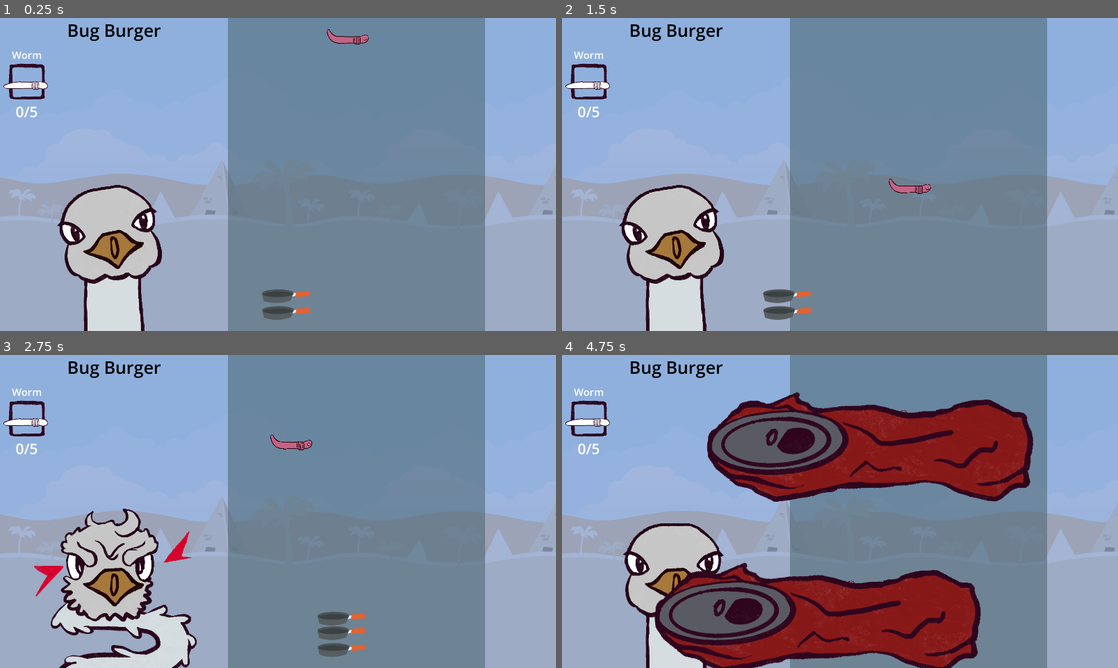
Above: before the commit, frames 1-4 (two rows, left to right).
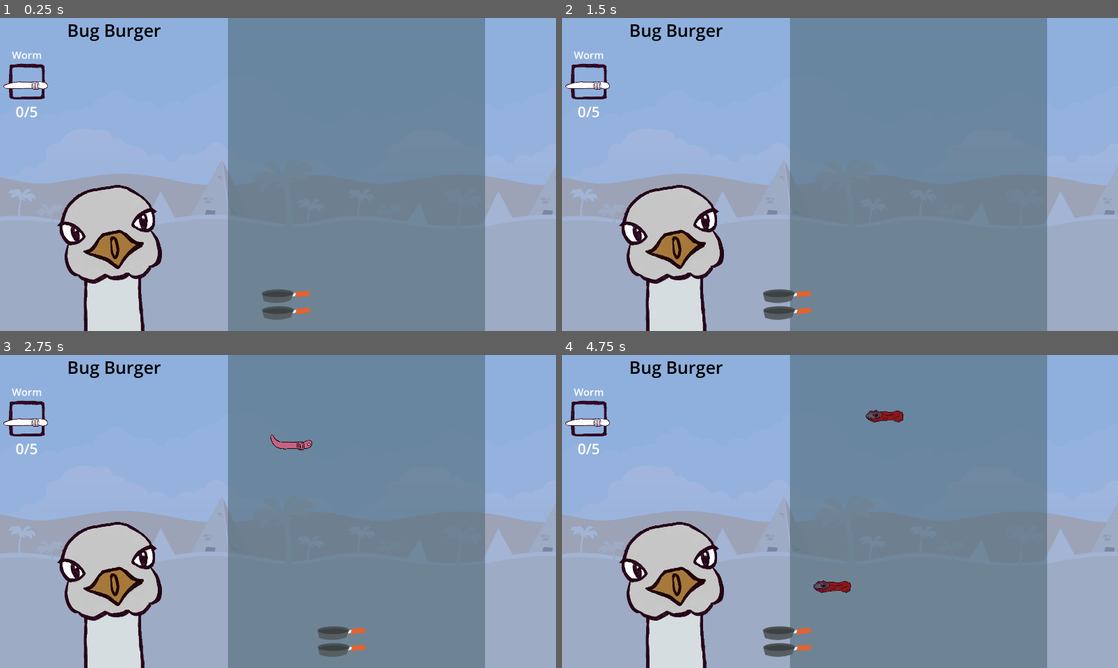
Above: after the commit, the same moments.

Repository: SirLich/funky-drive-through
Game: Godot game, scene res://game.tscn
Same seed, same stepped clock (60 frames per second), same inputs: the game is played once before the commit and once after it.
Inputs (mouse positions are in pixels of both pictures, inside the frame that each line leads up to):
- Up to frame 1 (0.25 s): no input
- Up to frame 2 (1.5 s): move the mouse to (962, 158) at 0.52 s; move the mouse to (728, 190) at 1.27 s
- Up to frame 3 (2.75 s): move the mouse to (333, 442) at 2.02 s
- Up to frame 4 (4.75 s): move the mouse to (812, 574) at 2.77 s; move the mouse to (1006, 558) at 3.52 s; move the mouse to (673, 464) at 4.27 s

The runs differ from the first frame. In frame 1, 0.2% of the frame differs, in the area x 58-67%, y 3-9%; in frame 2, 0.2%; in frame 3, 5.9%; in frame 4, 32%, in the area x 10-85%, y 11-100%.

Commit message:
Work on recipe validation

Diff:
--- a/game.gd
+++ b/game.gd
@@ -3,22 +3,23 @@
 @onready var items: HBoxContainer = $HUD/Items
 @onready var recipe_label: Label = $HUD/RecipeLabel
 @onready var dropper: Dropper = $Dropper
+@onready var hud: Control = $HUD
 
 @export var item_box_ui : PackedScene
 @export var default_recipe : Recipe
 
+
+# Current recipe
+var recipe
+
+func on_item_collected(item : ItemType):
+	print('test')
+
 func _ready() -> void:
 	prepare_for_recipe(default_recipe)
+	Global.item_collected.connect(on_item_collected)
 
 func prepare_for_recipe(recipe : Recipe):
-	recipe_label.text = recipe.name
-	for c in items.get_children():
-		items.remove_child(c)
-		c.queue_free()
-
-	for ingredient in recipe.ingredients:
-		var new_item = item_box_ui.instantiate()
-		items.add_child(new_item)
-		new_item.prepare_for_recipe(ingredient)
-
+	self.recipe = recipe
+	hud.prepare_for_recipe(recipe)
 	dropper.prepare_for_recipe(recipe)
--- a/game.tscn
+++ b/game.tscn
@@ -8,6 +8,7 @@
 [ext_resource type="PackedScene" uid="uid://bwckprmdmmhxv" path="res://scenes/bird.tscn" id="5_8yo1p"]
 [ext_resource type="Script" path="res://dropper.gd" id="6_ebwai"]
 [ext_resource type="PackedScene" uid="uid://blv1sdwd4eyiq" path="res://scenes/item_box_ui.tscn" id="7_5rb7w"]
+[ext_resource type="Script" path="res://hud.gd" id="9_k1kde"]
 
 [sub_resource type="Environment" id="Environment_1begj"]
 
@@ -53,9 +54,6 @@
 [node name="Catcher" parent="." instance=ExtResource("4_2i66j")]
 position = Vector2(1221, 1015)
 
-[node name="Item" parent="." instance=ExtResource("5_1bqwg")]
-position = Vector2(1203, 49)
-
 [node name="WorldEnvironment" type="WorldEnvironment" parent="."]
 environment = SubResource("Environment_1begj")
 
@@ -76,6 +74,8 @@
 anchors_preset = 0
 offset_right = 40.0
 offset_bottom = 40.0
+script = ExtResource("9_k1kde")
+item_box_ui = ExtResource("7_5rb7w")
 
 [node name="RecipeLabel" type="Label" parent="HUD"]
 layout_mode = 0
--- a/generic_dropped_scene.tscn
+++ b/generic_dropped_scene.tscn
@@ -1,3 +1,7 @@
-[gd_scene format=3 uid="uid://dbjv7s462ldbm"]
+[gd_scene load_steps=2 format=3 uid="uid://dbjv7s462ldbm"]
+
+[ext_resource type="Texture2D" uid="uid://dseftgsq7eq7c" path="res://assets/items/can.png" id="1_rnu7x"]
 
 [node name="GenericDroppedScene" type="Sprite2D"]
+scale = Vector2(0.115, 0.115)
+texture = ExtResource("1_rnu7x")
--- a/global.gd
+++ b/global.gd
@@ -3,7 +3,7 @@
 # TODO: This could be generated...
 @export var all_items : Array[ItemType]
 
-signal item_collected
+signal item_collected(item : ItemType)
 
 func _input(event: InputEvent) -> void:
 	if event.is_action_released("exit"):
--- /dev/null
+++ b/hud.gd
@@ -0,0 +1,40 @@
+extends Control
+
+@onready var recipe_label: Label = $RecipeLabel
+@onready var items: HBoxContainer = $Items
+
+@export var item_box_ui : PackedScene
+var recipe
+
+func get_box_by_type(item : ItemType) -> ItemBoxUI:
+	for child in items.get_children():
+		if child.item.type == item:
+			return child
+	return null
+
+
+func on_item_collected(item : ItemType):
+	var box_child = get_box_by_type(item)
+	if box_child:
+		box_child.set_count(100)
+
+func prepare_for_recipe(recipe : Recipe):
+	self.recipe = recipe
+	recipe_label.text = recipe.name
+	for c in items.get_children():
+		items.remove_child(c)
+		c.queue_free()
+
+	for ingredient in recipe.ingredients:
+		var new_item = item_box_ui.instantiate()
+		items.add_child(new_item)
+		new_item.prepare_for_recipe(ingredient)
+
+# Called when the node enters the scene tree for the first time.
+func _ready() -> void:
+	Global.item_collected.connect(on_item_collected)
+
+
+# Called every frame. 'delta' is the elapsed time since the previous frame.
+func _process(delta: float) -> void:
+	pass
--- a/item_box_ui.gd
+++ b/item_box_ui.gd
@@ -1,4 +1,5 @@
 extends VBoxContainer
+class_name ItemBoxUI
 
 @onready var texture_rect: TextureRect = $ItemBox/TextureRect
 @onready var name_label: Label = $NameLabel
--- a/scenes/bird.gd
+++ b/scenes/bird.gd
@@ -17,7 +17,7 @@
 func on_animation_finished(anim_name):
 	become_neutral()
 
-func on_item_collected():
+func on_item_collected(item_type : ItemType):
 	become_angry()
 
 func _ready() -> void:
--- a/scenes/item/catcher.gd
+++ b/scenes/item/catcher.gd
@@ -28,6 +28,6 @@
 	base.global_position.x = clamp(get_global_mouse_position().x, border_left, border_right)
 
 func _on_area_2d_body_entered(body: Node2D) -> void:
-	Global.item_collected.emit()
+	Global.item_collected.emit(body.item)
 	add_new_item()
 	body.queue_free()
--- a/scenes/item/dropped_item.tscn
+++ b/scenes/item/dropped_item.tscn
@@ -1,14 +1,13 @@
-[gd_scene load_steps=5 format=3 uid="uid://d1nn1ff7rwlbn"]
+[gd_scene load_steps=4 format=3 uid="uid://d1nn1ff7rwlbn"]
 
 [ext_resource type="Script" path="res://scenes/item/dropped_item.gd" id="1_fsgcd"]
 [ext_resource type="PackedScene" uid="uid://dbjv7s462ldbm" path="res://generic_dropped_scene.tscn" id="2_p4xra"]
-[ext_resource type="PackedScene" uid="uid://ogsw82lf1u2j" path="res://scenes/item/dropped_items/dropped_worm.tscn" id="2_w42o8"]
 
 [sub_resource type="CapsuleShape2D" id="CapsuleShape2D_bmt1c"]
 radius = 22.0
 height = 126.0
 
-[node name="Item" type="RigidBody2D"]
+[node name="DroppedItem" type="RigidBody2D"]
 collision_layer = 2
 script = ExtResource("1_fsgcd")
 generic_dropped_scene = ExtResource("2_p4xra")
@@ -16,5 +15,3 @@
 [node name="CollisionShape2D" type="CollisionShape2D" parent="."]
 rotation = 1.5708
 shape = SubResource("CapsuleShape2D_bmt1c")
-
-[node name="DroppedWorm" parent="." instance=ExtResource("2_w42o8")]
Not shown: 1 places in game.tscn that only renumber resources
